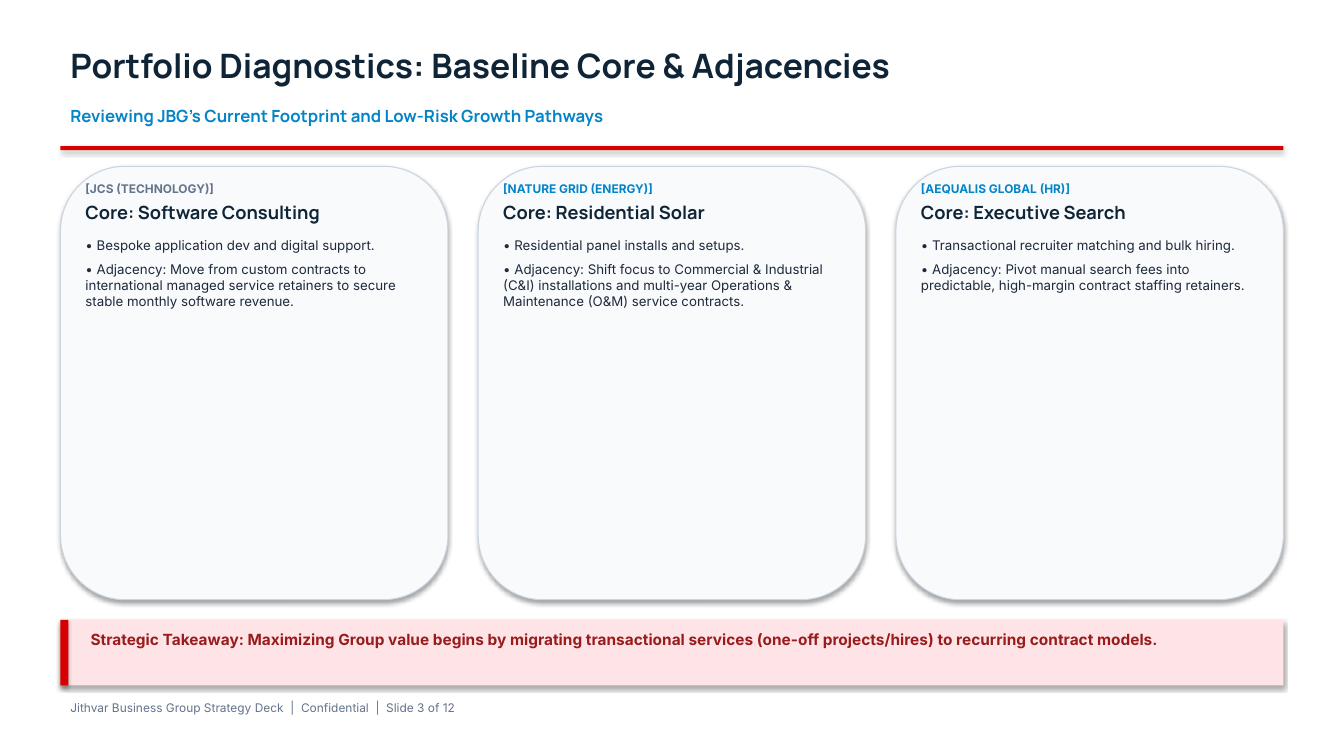
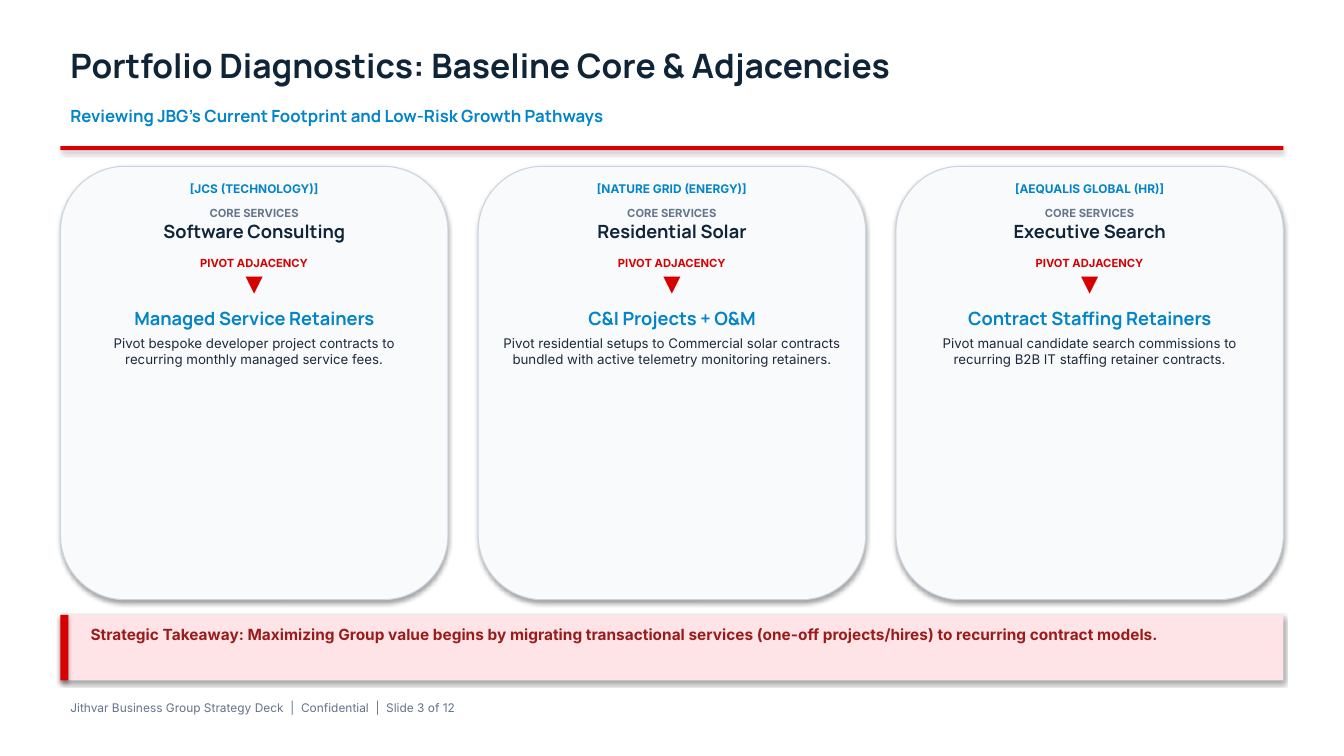
Before and after one commit to parikhniket655/JGB, a slide deck: slide 3 of documents/1_pitch_deck.pptx. Drawn at 1344x756 pixels with LibreOffice and Linux fonts; fonts in the diff are those of the drawing. Boxes give left, top, right and bottom in pixels: in the first picture for what was removed or moved away, otherwise in the second. Text is boxed around its words. In the diff, an @@ line names an element or a change of style, - is before the commit and + after.

```diff
--- a/documents/1_pitch_deck.pptx
+++ b/documents/1_pitch_deck.pptx
@@ text at <box>114,209,394,367</box>: text changed @@
-Core: Software Consulting
-• Bespoke application dev and digital support.
-• Adjacency: Move from custom contracts to international managed service retainers to secure stable monthly software revenue.
+CORE SERVICES
+Software Consulting
+PIVOT ADJACENCY
+▼
+Managed Service Retainers
+Pivot bespoke developer project contracts to recurring monthly managed service fees.
@@ text at <box>190,183,319,194</box>: text colour #64748B to #0284C7 in "[JCS (TECHNOLOGY)]"; alignment left to centre; more space between paragraphs @@
@@ text at <box>503,209,840,367</box>: text changed @@
-Core: Residential Solar
-• Residential panel installs and setups.
-• Adjacency: Shift focus to Commercial & Industrial (C&I) installations and multi-year Operations & Maintenance (O&M) service contracts.
+CORE SERVICES
+Residential Solar
+PIVOT ADJACENCY
+▼
+C&I Projects + O&M
+Pivot residential setups to Commercial solar contracts bundled with active telemetry monitoring retainers.
@@ text at <box>597,183,747,194</box>: alignment left to centre; more space between paragraphs @@
@@ text at <box>943,209,1236,367</box>: text changed @@
-Core: Executive Search
-• Transactional recruiter matching and bulk hiring.
-• Adjacency: Pivot manual search fees into predictable, high-margin contract staffing retainers.
+CORE SERVICES
+Executive Search
+PIVOT ADJACENCY
+▼
+Contract Staffing Retainers
+Pivot manual candidate search commissions to recurring B2B IT staffing retainer contracts.
@@ text at <box>1015,183,1164,194</box>: alignment left to centre; more space between paragraphs @@
@@ 2 rectangles, 1 text: place and size @@
-2 rectangles, 1 text at <box>60,620,1284,686</box>
+2 rectangles, 1 text at <box>60,615,1284,681</box>
```
Also in this commit, not shown: 10 other slides changed, 1 other file.
